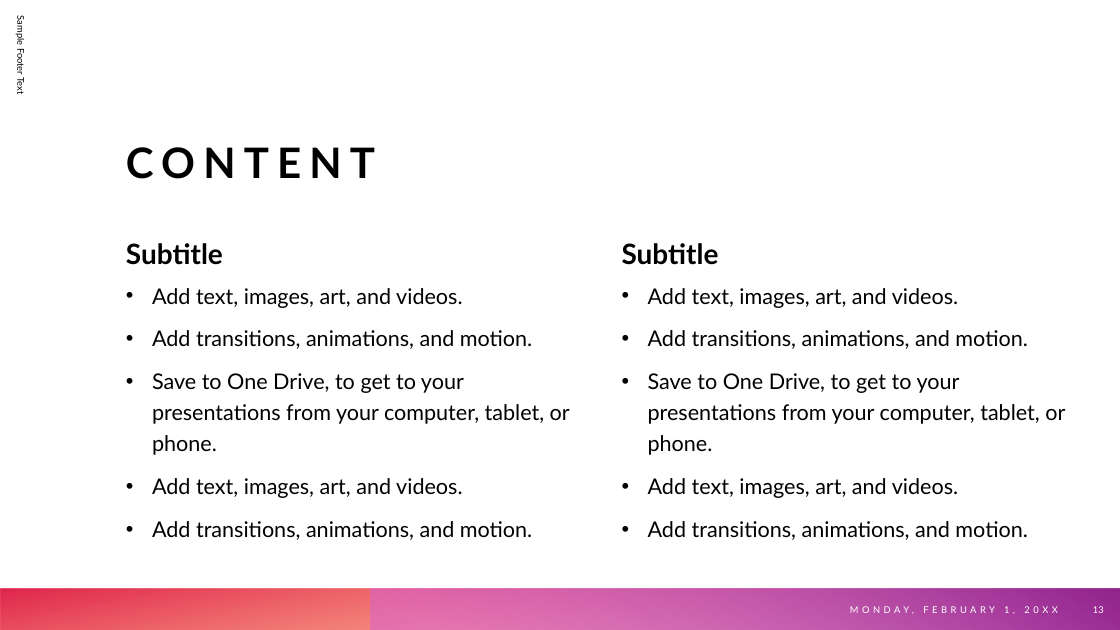
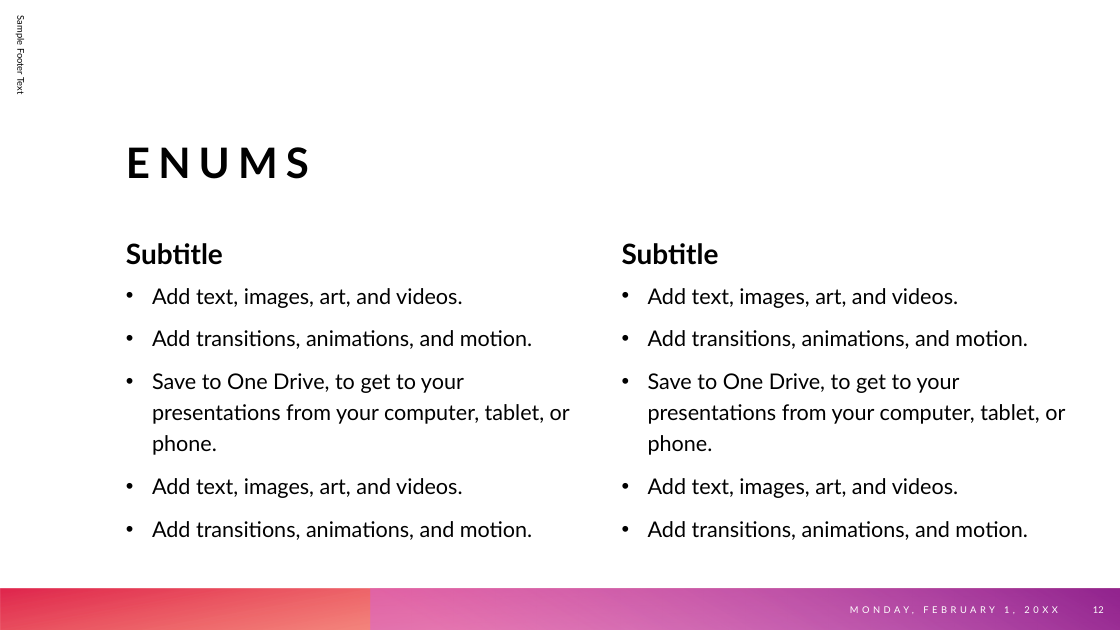
Before and after one commit to aaccioly-demos/mambo-no5, a slide deck: slide 12 of slides/Mambo no 5.pptx (slide 13 before the commit). Drawn at 1120x630 pixels with LibreOffice and Linux fonts; fonts in the diff are those of the drawing. Boxes give left, top, right and bottom in pixels: in the first picture for what was removed or moved away, otherwise in the second. Text is boxed around its words. In the diff, an @@ line names an element or a change of style, - is before the commit and + after.

```diff
--- a/slides/Mambo no 5.pptx
+++ b/slides/Mambo no 5.pptx
@@ title at [126,147,309,179]: text changed @@
-CONTENT
+ENUMS
```
Also in this commit, not shown: 2 other slides changed, 4 slides added, 4 slides removed, 5 other files.
